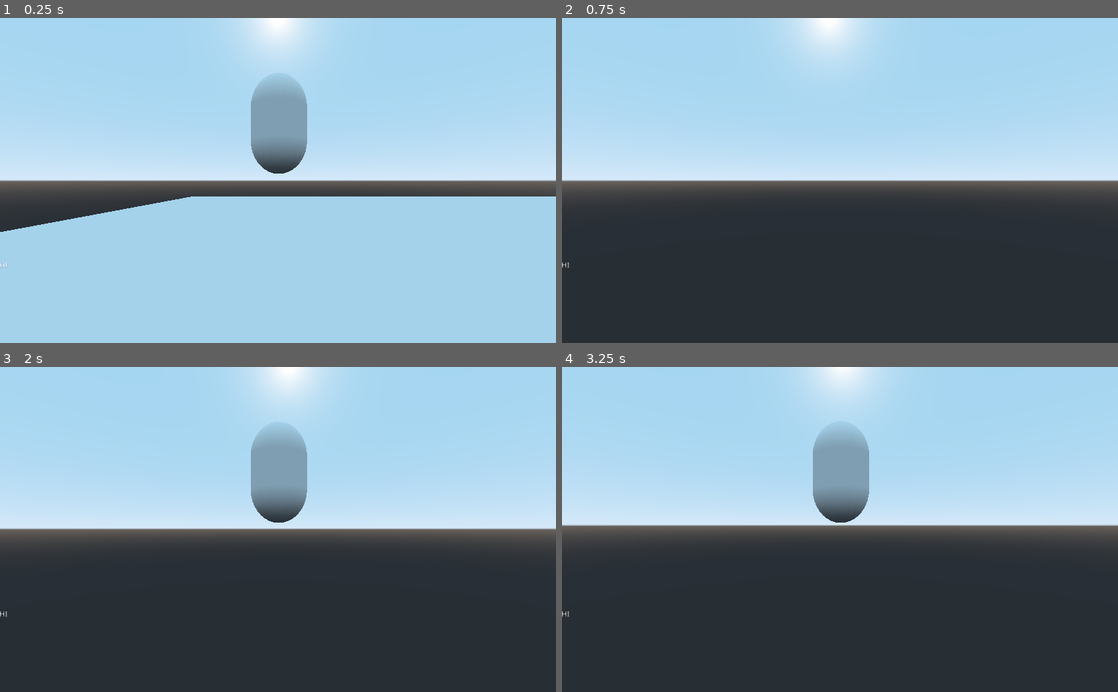
Above: before the commit, frames 1-4 (two rows, left to right).
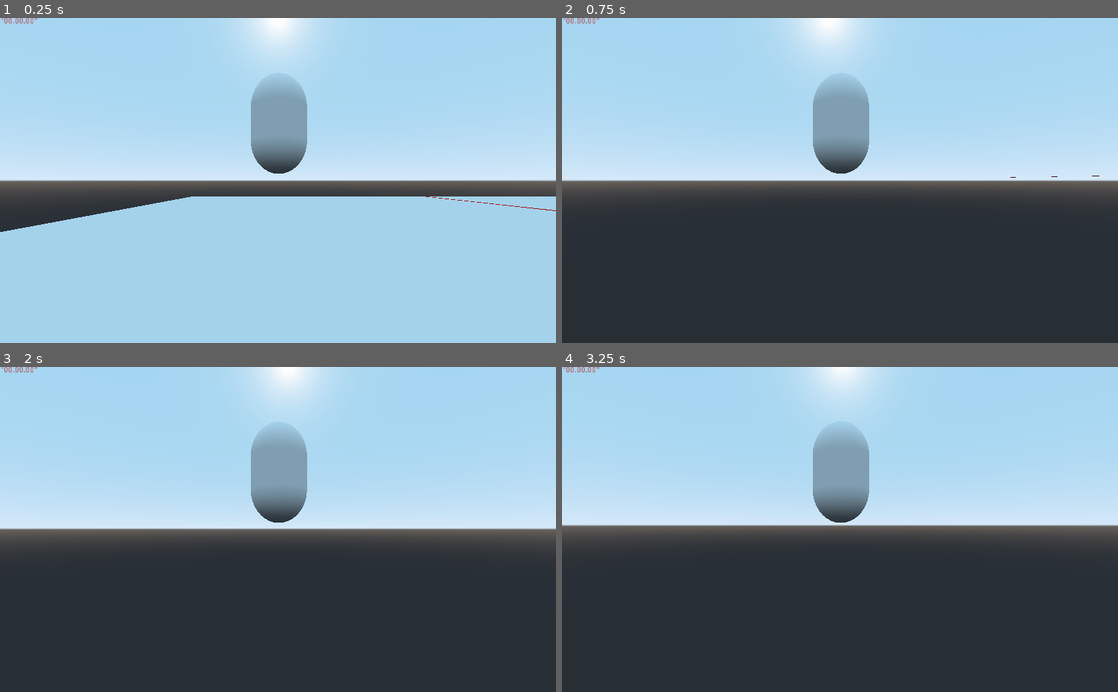
Above: after the commit, the same moments.

Repository: Orrickl/Godot3dgame2024
Game: Godot game, scene res://Level.tscn
The game is run twice, just before and just after one commit, with the same random seed, the same clock (stepped at 60 frames per second) and the same inputs.
Inputs (mouse positions are in pixels of both pictures, inside the frame that each line leads up to):
- Up to frame 1 (0.25 s): no input
- Up to frame 2 (0.75 s): move the mouse to (867, 180) at 0.52 s; hold W (forward) from 0.53 s (still down)
- Up to frame 3 (2 s): keep holding W (forward); tap Space (jump) at 0.77, 1.52 s; move the mouse to (250, 529) at 1.27 s
- Up to frame 4 (3.25 s): keep holding W (forward); move the mouse to (851, 523) at 2.02 s; tap Enter at 2.75 s; move the mouse to (834, 536) at 2.77 s; tap Space (jump) at 3.02 s

The runs differ from the first frame. In frame 1, 0.1% of the frame differs, in the area x 0-100%, y 0-77%; in frame 2, 2.6%, in the area x 0-97%, y 0-77%; in frame 3, less than 0.1%; in frame 4, less than 0.1%.

Commit message:
finish line, timer working

Diff:
--- a/Level.tscn
+++ b/Level.tscn
@@ -1,5 +1,6 @@
-[gd_scene load_steps=9 format=2]
+[gd_scene load_steps=20 format=2]
 
+[ext_resource path="res://timer.gd" type="Script" id=1]
 [ext_resource path="res://Player.gd" type="Script" id=2]
 [ext_resource path="res://CameraJoint.gd" type="Script" id=3]
 
@@ -14,16 +15,41 @@
 [sub_resource type="CubeMesh" id=4]
 size = Vector3( 30, 2, 30 )
 
+[sub_resource type="ShaderMaterial" id=16]
+
 [sub_resource type="CapsuleShape" id=5]
 radius = 1.46669
 height = 2.21212
 
 [sub_resource type="CapsuleMesh" id=6]
 
+[sub_resource type="CapsuleShape" id=11]
+
+[sub_resource type="BoxShape" id=7]
+
+[sub_resource type="SpatialMaterial" id=8]
+albedo_color = Color( 1, 0, 0, 1 )
+
+[sub_resource type="CubeMesh" id=9]
+material = SubResource( 8 )
+
+[sub_resource type="BoxShape" id=10]
+margin = 0.001
+extents = Vector3( 0.720776, 2.27435, 15.2119 )
+
+[sub_resource type="BoxShape" id=12]
+extents = Vector3( 0.861979, 2.8069, 14.8677 )
+
+[sub_resource type="BoxShape" id=13]
+
+[sub_resource type="PrismMesh" id=14]
+
+[sub_resource type="CubeMesh" id=15]
+
 [node name="Level" type="Spatial"]
 
 [node name="Box" type="RigidBody" parent="."]
-transform = Transform( 1, 0, 0, 0, 1, 0, 0, 0, 1, 0.721429, 17.3873, 0.383096 )
+transform = Transform( 1, 0, 0, 0, 1, 0, 0, 0, 1, 44.7152, 4.86853, 0.383096 )
 
 [node name="CollisionShape" type="CollisionShape" parent="Box"]
 transform = Transform( 1, 0, 0, 0, 1, 0, 0, 0, 1, 0.0150537, -0.0114046, 0.0188658 )
@@ -40,6 +66,7 @@
 
 [node name="MeshInstance" type="MeshInstance" parent="StaticBody"]
 mesh = SubResource( 4 )
+material/0 = SubResource( 16 )
 
 [node name="player" type="KinematicBody" parent="."]
 transform = Transform( 1, 0, 0, 0, 1, 0, 0, 0, 1, 0, 3.52681, 0 )
@@ -59,13 +86,81 @@
 margin = 0.2
 script = ExtResource( 3 )
 
-[node name="Camera" type="ClippedCamera" parent="player/SpringArm"]
+[node name="Camera" type="Camera" parent="player/SpringArm"]
 far = 2222.0
 
+[node name="PlayerArea" type="Area" parent="player"]
+transform = Transform( 1, 0, 0, 0, -4.37114e-08, -1, 0, 1, -4.37114e-08, 0, 2.91037, 0 )
+
+[node name="CollisionShape" type="CollisionShape" parent="player/PlayerArea"]
+shape = SubResource( 11 )
+
 [node name="Label" type="Label" parent="."]
-margin_left = -1.0
-margin_top = 450.0
-margin_right = 1022.0
-margin_bottom = 598.0
-text = "HI
+margin_left = 1.0
+margin_top = -1.0
+margin_right = 1024.0
+margin_bottom = 147.0
+custom_colors/font_color = Color( 0.909804, 0.313726, 0.313726, 1 )
+text = "\"00.00.00\""
+script = ExtResource( 1 )
+
+[node name="start_line" type="StaticBody" parent="."]
+transform = Transform( 0.2, 0, 0, 0, 0.001, 0, 0, 0, 15, 17.071, 0, 0 )
+
+[node name="start_line_collision" type="CollisionShape" parent="start_line"]
+shape = SubResource( 7 )
+
+[node name="start_line_mesh" type="MeshInstance" parent="start_line"]
+mesh = SubResource( 9 )
+
+[node name="Start" type="Area" parent="."]
+transform = Transform( 1, 0, 0, 0, 1, 0, 0, 0, 1, 17.0752, 1.68309, 0 )
+
+[node name="CollisionShape" type="CollisionShape" parent="Start"]
+transform = Transform( 1, 0, 0, 0, 1, 0, 0, 0, 1, 0.5058, 0.605266, 0 )
+shape = SubResource( 10 )
+
+[node name="Finish" type="Area" parent="."]
+transform = Transform( 1, 0, 0, 0, 1, 0, 0, 0, 1, 394.602, 2.46735, 0 )
+
+[node name="CollisionShape" type="CollisionShape" parent="Finish"]
+transform = Transform( 1, 0, 0, 0, 1, 0, 0, 0, 1, -0.015686, 0.405303, 0 )
+shape = SubResource( 12 )
+
+[node name="RigidBody" type="RigidBody" parent="."]
+transform = Transform( 1, 0, 0, 0, 1, 0, 0, 0, 1, 394, 10, 0 )
+
+[node name="CollisionShape" type="CollisionShape" parent="RigidBody"]
+transform = Transform( 1, 0, 0, 0, 0.3, 0, 0, 0, 15, 0, -0.489947, 0 )
+shape = SubResource( 13 )
+
+[node name="MeshInstance" type="MeshInstance" parent="RigidBody/CollisionShape"]
+mesh = SubResource( 14 )
+
+[node name="RigidBody2" type="RigidBody" parent="."]
+transform = Transform( 1, 0, 0, 0, 1, 0, 0, 0, 1, 394, 6.30326, 13.995 )
+
+[node name="CollisionShape" type="CollisionShape" parent="RigidBody2"]
+transform = Transform( 1, 0, 0, 0, 4.5, 0, 0, 0, 1, 0, -1.59348, 0 )
+shape = SubResource( 13 )
+
+[node name="MeshInstance" type="MeshInstance" parent="RigidBody2/CollisionShape"]
+mesh = SubResource( 15 )
+
+[node name="RigidBody3" type="RigidBody" parent="."]
+transform = Transform( 1, 0, 0, 0, 1, 0, 0, 0, 1, 394.003, 6.33495, -13.9938 )
+
+[node name="CollisionShape" type="CollisionShape" parent="RigidBody3"]
+transform = Transform( 1, 0, 0, 0, 4.5, 0, 0, 0, 1, 0, -1.59348, 0 )
+shape = SubResource( 13 )
+
+[node name="MeshInstance" type="MeshInstance" parent="RigidBody3/CollisionShape"]
+mesh = SubResource( 15 )
+
+[node name="Label3D" type="Label3D" parent="."]
+transform = Transform( -8.74228e-07, 0, -1, 0, 20, 0, 20, 0, -4.37114e-08, 393.71, 11.7177, 0.791428 )
+text = "The End!
 "
+
+[connection signal="body_entered" from="Start" to="Label" method="_on_Start_body_entered"]
+[connection signal="body_entered" from="Finish" to="Label" method="_on_Finish_body_entered"]
--- /dev/null
+++ b/collision.gd
@@ -0,0 +1,21 @@
+extends Area
+
+
+# Declare member variables here. Examples:
+# var a = 2
+# var b = "text"
+
+
+# Called when the node enters the scene tree for the first time.
+func _ready():
+	pass # Replace with function body.
+
+
+# Called every frame. 'delta' is the elapsed time since the previous frame.
+#func _process(delta):
+#	pass
+
+
+func _on_Area_body_entered(body):
+	print("hi")
+	pass # Replace with function body.
--- /dev/null
+++ b/timer.gd
@@ -0,0 +1,18 @@
+extends Label
+
+var time = 0
+var timer_on = false
+
+func _process(delta):
+	if(timer_on):
+		time += delta
+		text = var2str(round(time*100)/100)
+		print("hi")
+
+func _on_Start_body_entered(body):
+	timer_on = true
+
+
+
+func _on_Finish_body_entered(body):
+	timer_on = false
